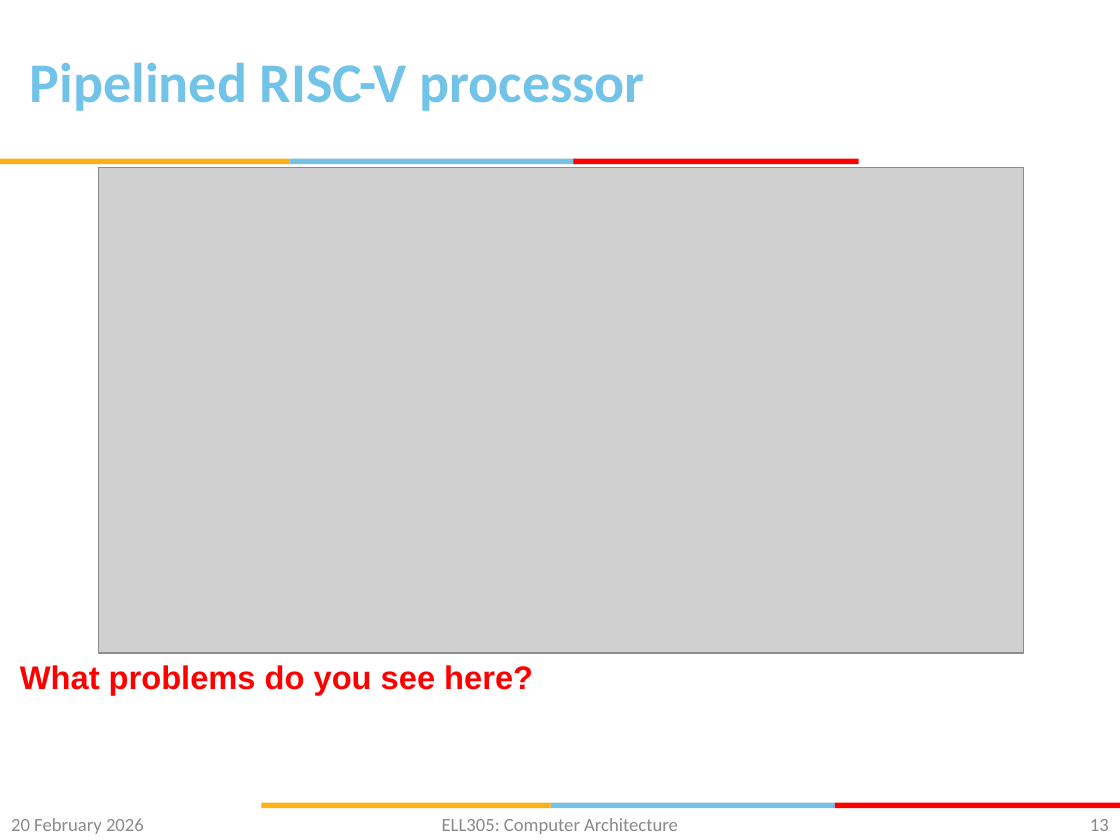
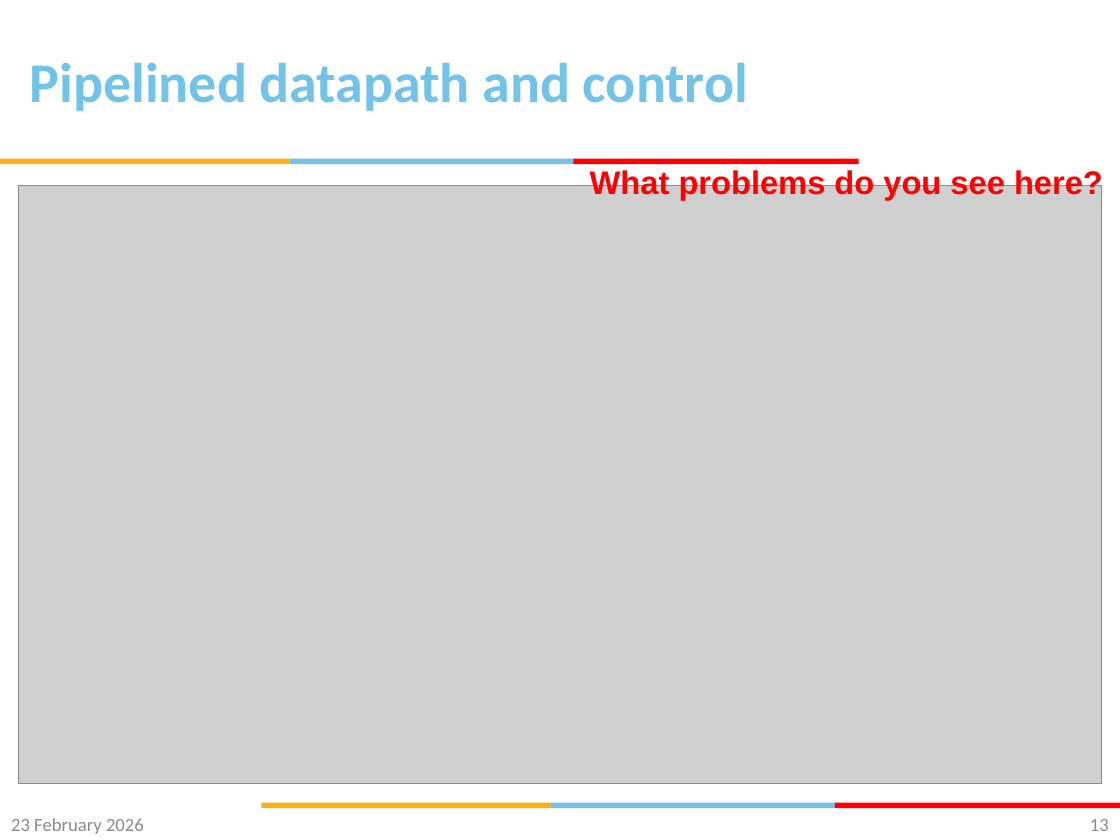
Before and after one commit to gsaurabhr-teaching/csf342-material, a slide deck: slide 13 of Lec-15-19-pipelined-cpu.pptx. Drawn at 1120x840 pixels with LibreOffice and Linux fonts; fonts in the diff are those of the drawing; grey boxes stand for pictures; background and template pictures are left out. Boxes give left, top, right and bottom in pixels: in the first picture for what was removed or moved away, otherwise in the second. Text is boxed around its words. In the diff, an @@ line names an element or a change of style, - is before the commit and + after.

```diff
--- a/Lec-15-19-pipelined-cpu.pptx
+++ b/Lec-15-19-pipelined-cpu.pptx
@@ title at bbox=[30, 62, 748, 111]: text changed @@
-Pipelined RISC-V processor
+Pipelined datapath and control
@@ text "What problems do you see ...": place and size @@
-text "What problems do you see ..." at bbox=[20, 665, 533, 695]
+text "What problems do you see ..." at bbox=[590, 168, 1103, 200]
@@ picture: place and size @@
-picture at bbox=[99, 168, 1025, 653]
+picture at bbox=[19, 186, 1102, 784]
@@ text at bbox=[11, 818, 144, 834]: text changed @@
-20 February 2026
+23 February 2026
@@ text removed at bbox=[442, 818, 678, 834] @@
-ELL305: Computer Architecture
```
Also in this commit, not shown: 14 other slides changed, 5 slides added.
